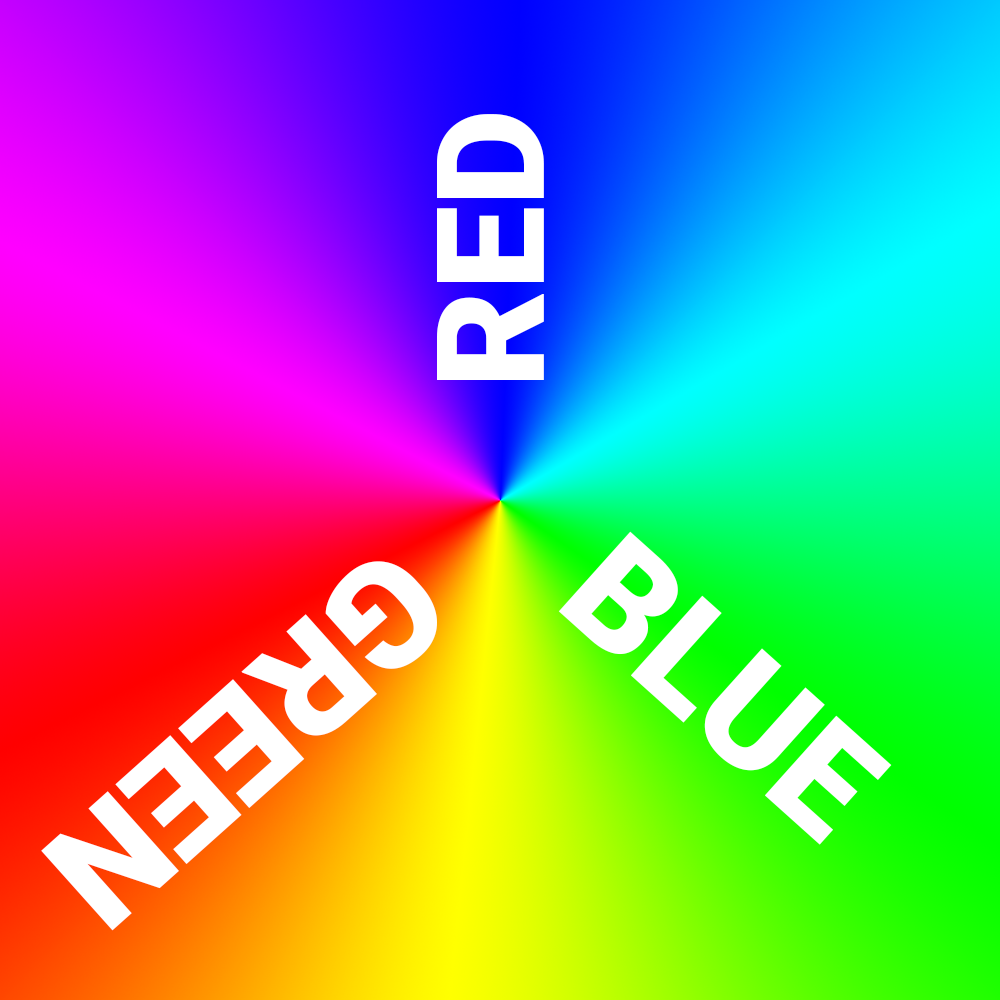
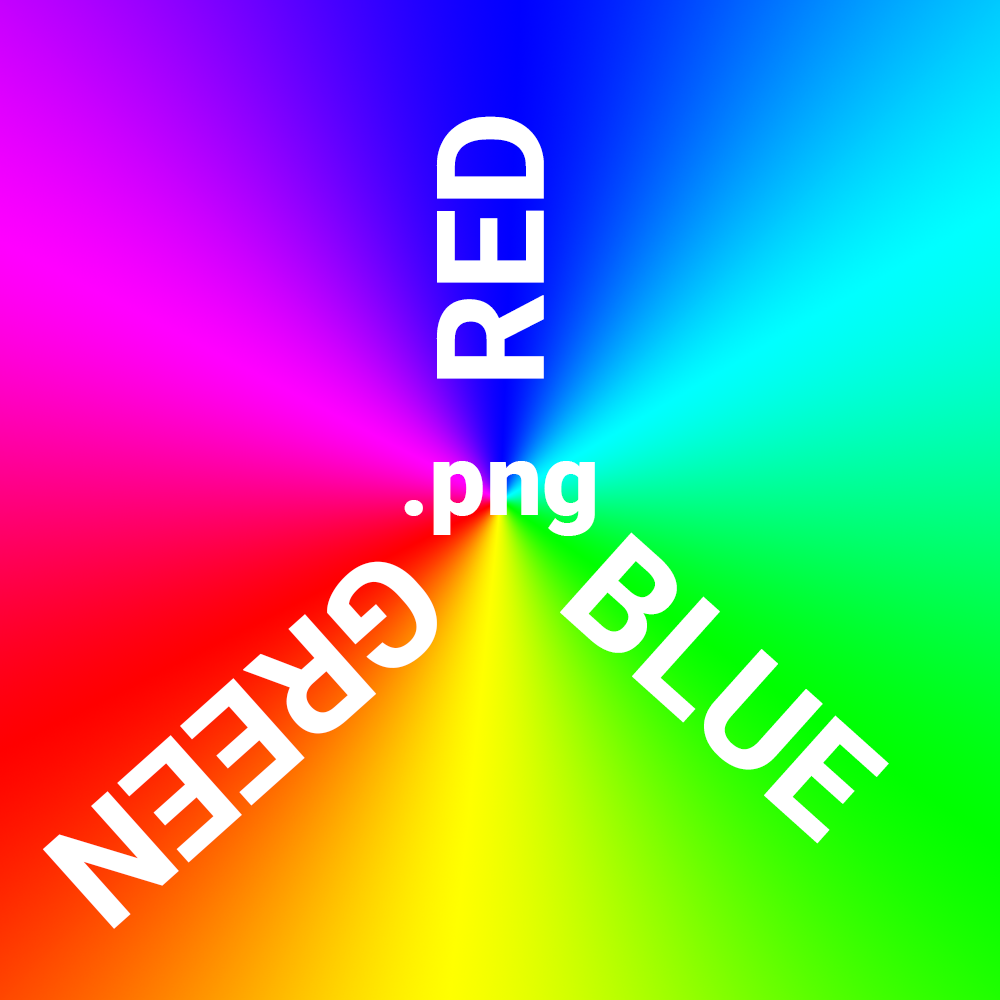
Layer changes from the first 1000×1000 image to the second:
added layer ".png" above "BLUE" over [404, 461, 595, 536]
painted on "BLUE" over [558, 531, 892, 845]
painted on "GREEN" over [41, 561, 437, 931]
painted on "RED" over [436, 114, 544, 380]
